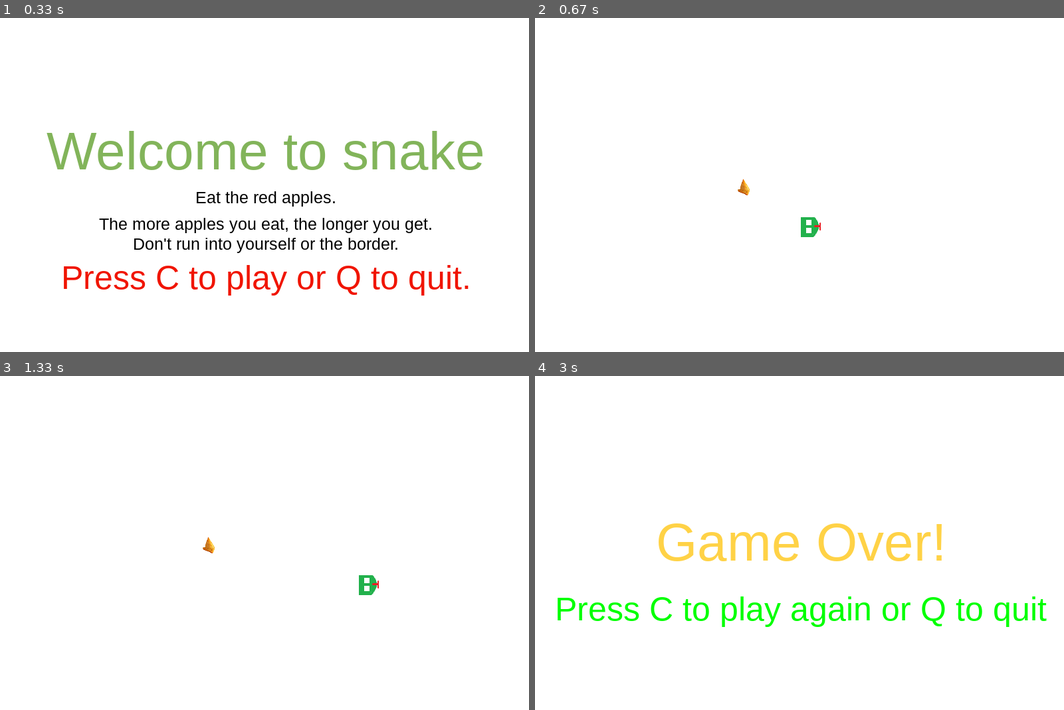
Above: before the commit, frames 1-4 (two rows, left to right).
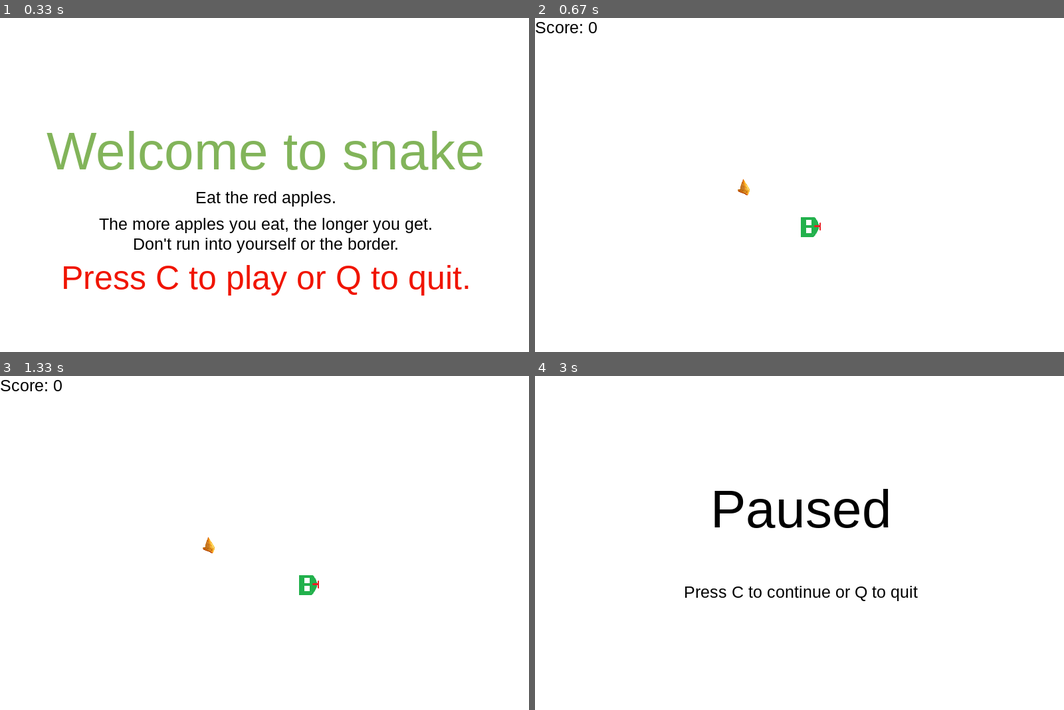
Above: after the commit, the same moments.

Repository: solarconstant/PyGame-Snake
Game: pygame game, started from Intro.py
Same seed, same stepped clock (60 frames per second), same inputs: the game is played once before the commit and once after it.
Inputs:
- Up to frame 1 (0.33 s): no input
- Up to frame 2 (0.67 s): tap C at 0.33 s
- Up to frame 3 (1.33 s): hold P 0.67-1.13 s; hold Right 0.67-1.13 s; hold C from 1.17 s (still down)
- Up to frame 4 (3 s): release C at 1.63 s; hold P 1.67-2.13 s; hold Right 1.67-2.13 s; tap Enter at 2.17 s

Frame 1 is identical in both runs. In frame 2, 0.1% of the frame differs, in the area x 0-12%, y 1-5%; in frame 3, 0.5%; in frame 4, 5.8%, in the area x 4-97%, y 33-76%.

Commit message:
added score and pause screen

Diff:
--- a/Intro.py
+++ b/Intro.py
@@ -31,6 +31,41 @@
 smallfont = pygame.font.SysFont('helvetica', 25)
 medfont = pygame.font.SysFont('helvetica', 50)
 largefont = pygame.font.SysFont('helvetica', 80)
+
+def message_to_screen(msg, color, y_displace = 0, size = 'small'):
+	textSurf, textRect = text_objects(msg, color, size)
+	textRect.center = (display_width/2), (display_height/2)+y_displace
+	gameDisplay.blit(textSurf, textRect)
+
+def pause():
+	paused = True
+	gameDisplay.fill((255, 255, 255))
+	message_to_screen('Paused',
+						(0, 0, 0),
+						-100,
+						size = 'large')
+	message_to_screen('Press C to continue or Q to quit',
+						(0, 0, 0),
+						25)
+	pygame.display.update()
+	clock.tick(10)
+
+	while paused:
+		for event in pygame.event.get():
+			if event.type == pygame.QUIT:
+				pygame.quit()
+				quit()
+			if event.type == pygame.KEYDOWN:
+				if event.key == pygame.K_c:
+					paused = False
+				elif event.key == pygame.K_q:
+					pygame.quit()
+					quit()
+
+
+def score(score):
+	text = smallfont.render("Score: "+str(score), True, (0, 0, 0))
+	gameDisplay.blit(text, [0,0])
 
 def game_intro():
 	intro = True
@@ -95,13 +130,16 @@
 	return textSurf, textSurf.get_rect()
 
 
-def message_to_screen(msg, color, y_displace = 0, size = 'small'):
-	textSurf, textRect = text_objects(msg, color, size)
-	textRect.center = (display_width/2), (display_height/2)+y_displace
-	gameDisplay.blit(textSurf, textRect)
+
 
 	# screen_text = font.render(msg, True, color)
 	# gameDisplay.blit(screen_text, [int(display_width/2), int(display_height/2)])
+
+def apple_generator():
+	position_apple_X = round(random.randrange(0, display_width - block_size)/10.0)*10.0
+	position_apple_Y = round(random.randrange(0, display_height - block_size)/10.0)*10.0
+
+	return position_apple_X, position_apple_Y
 
 def gameloop():
 	global direction
@@ -113,8 +151,8 @@
 	lead_x = int(display_width/2)
 	lead_y = int(display_height/2)
 	lead_y_change = 0
-	position_apple_X = round(random.randrange(0, display_width - block_size)/10.0)*10.0
-	position_apple_Y = round(random.randrange(0, display_height - block_size)/10.0)*10.0
+
+	position_apple_X, position_apple_Y = apple_generator()
 
 	while not gameExit:
 		while gameOver == True:
@@ -151,12 +189,15 @@
 					lead_y_change = 10
 					lead_x_change = 0
 					direction = 'down'
+				if event.key == pygame.K_p:
+					pause()
 		if lead_x < 0 or lead_x >= display_width or lead_y < 0 or lead_y >= display_height:
 			gameOver = True
 		lead_x += lead_x_change
 		lead_y += lead_y_change
 		gameDisplay.fill(color)
 		#pygame.draw.rect(gameDisplay, (0, 255, 0), [position_apple_X, position_apple_Y, block_size, block_size])
+
 		gameDisplay.blit(samosa, (position_apple_X, position_apple_Y))
 		snake_head = []
 		snake_head.append(lead_x)
@@ -170,6 +211,8 @@
 		for each_segment in snake_list[:-1]:
 			if each_segment == snake_head:
 				gameOver = True
+
+		score(snake_length - 1)
 		pygame.display.update()
 
 		# if (lead_x >= position_apple_X and lead_x <= position_apple_X + block_size):
@@ -181,8 +224,7 @@
 		if lead_x >= position_apple_X and lead_x <= position_apple_X + block_size or lead_x + block_size >= position_apple_X and lead_x + block_size <= position_apple_X + block_size:
 			if lead_y >= position_apple_Y and lead_y <= position_apple_Y + block_size or lead_y + block_size >= position_apple_Y and lead_y + block_size <= position_apple_Y + block_size:
 				snake_length += 3
-				position_apple_X = round(random.randrange(0, display_width - block_size))
-				position_apple_Y = round(random.randrange(0, display_height - block_size))
+				position_apple_X, position_apple_Y = apple_generator()
 		clock.tick(FPS)
 	pygame.quit()
 	quit()
Empty file added: setup.py
